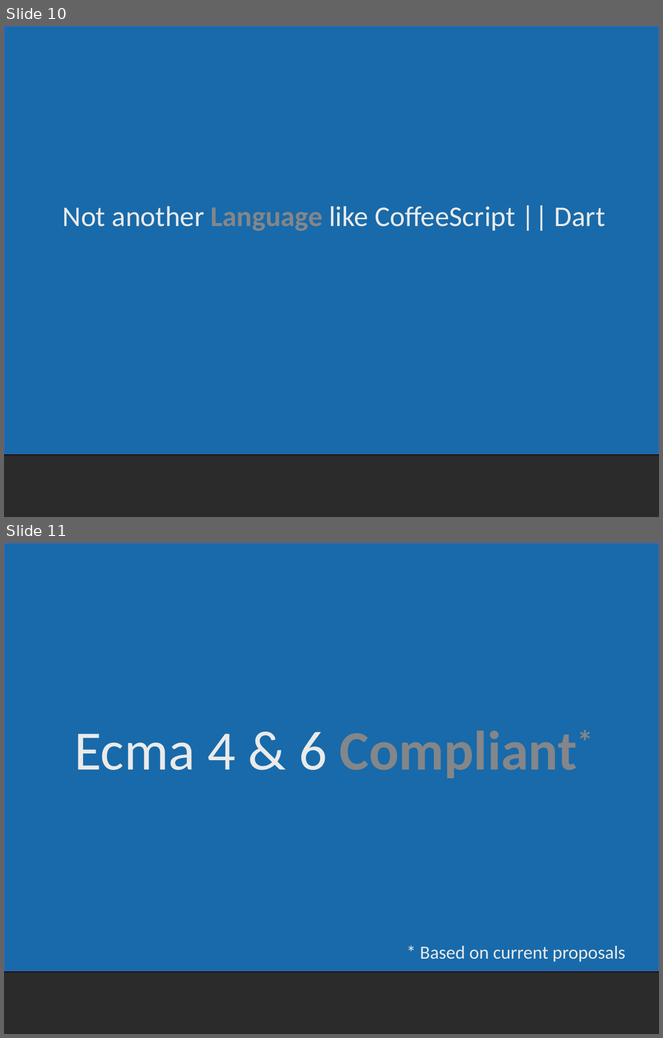
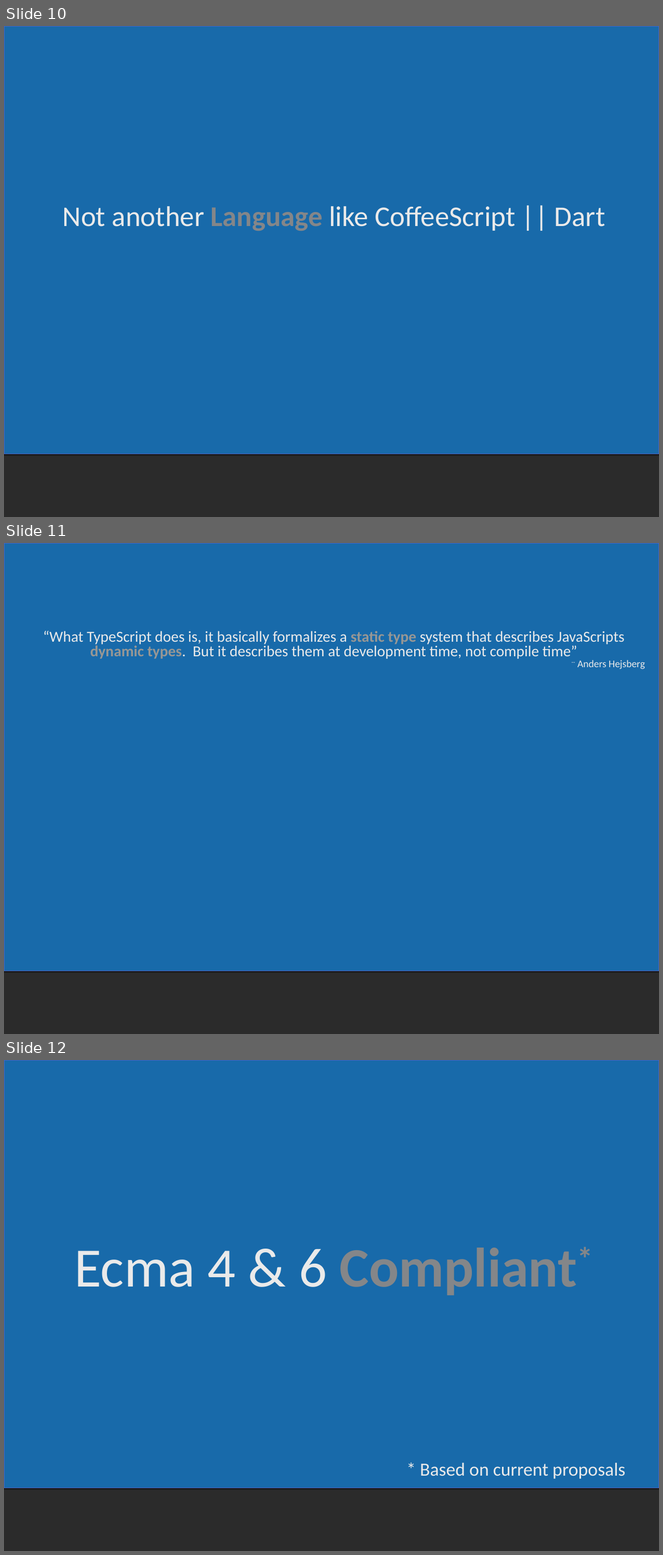
Before and after one commit to derikwhittaker/Demo.DevReach, a slide deck: TypeScript/Derik.Whittaker-Typescript.ppt. Shown one above the other, each under a label of ours: slides 10 and 11 before the commit, slides 10, 11 and 12 after it. The pictures are 663x1038 and 663x1555 pixels, drawn with LibreOffice and Linux fonts; fonts in the diff are those of the drawing; background and template pictures are left out; a plain dark background stands for a picture behind light text. Boxes give left, top, right and bottom in pixels: in the first picture for what was removed or moved away, otherwise in the second. Text is boxed around its words. In the diff, an @@ line names an element or a change of style, - is before the commit and + after.

```diff
--- a/TypeScript/Derik.Whittaker-Typescript.ppt
+++ b/TypeScript/Derik.Whittaker-Typescript.ppt
@@ slide 11 added at bbox=[4, 543, 659, 1034], background picture (left out); not listed: 1 template element that a slide beside it also shows @@
@@ text added at bbox=[43, 631, 645, 669], 16.8 pt, text #EAEAEA @@
+“What TypeScript does is, it basically formalizes a static type system that describes JavaScripts dynamic types. But it describes them at development time, not compile time”
+-- Anders Hejsberg
@@ what was slide 11 is now slide 12 @@
```
Also in this commit, not shown: 6 slides changed, 1 other slide added, 1 other file.
